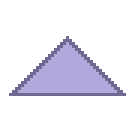
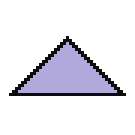
Comparing the layer stacks of the two 135 x 135 images. Changes:
painted on "Layer 4" over [9, 36, 126, 96]
